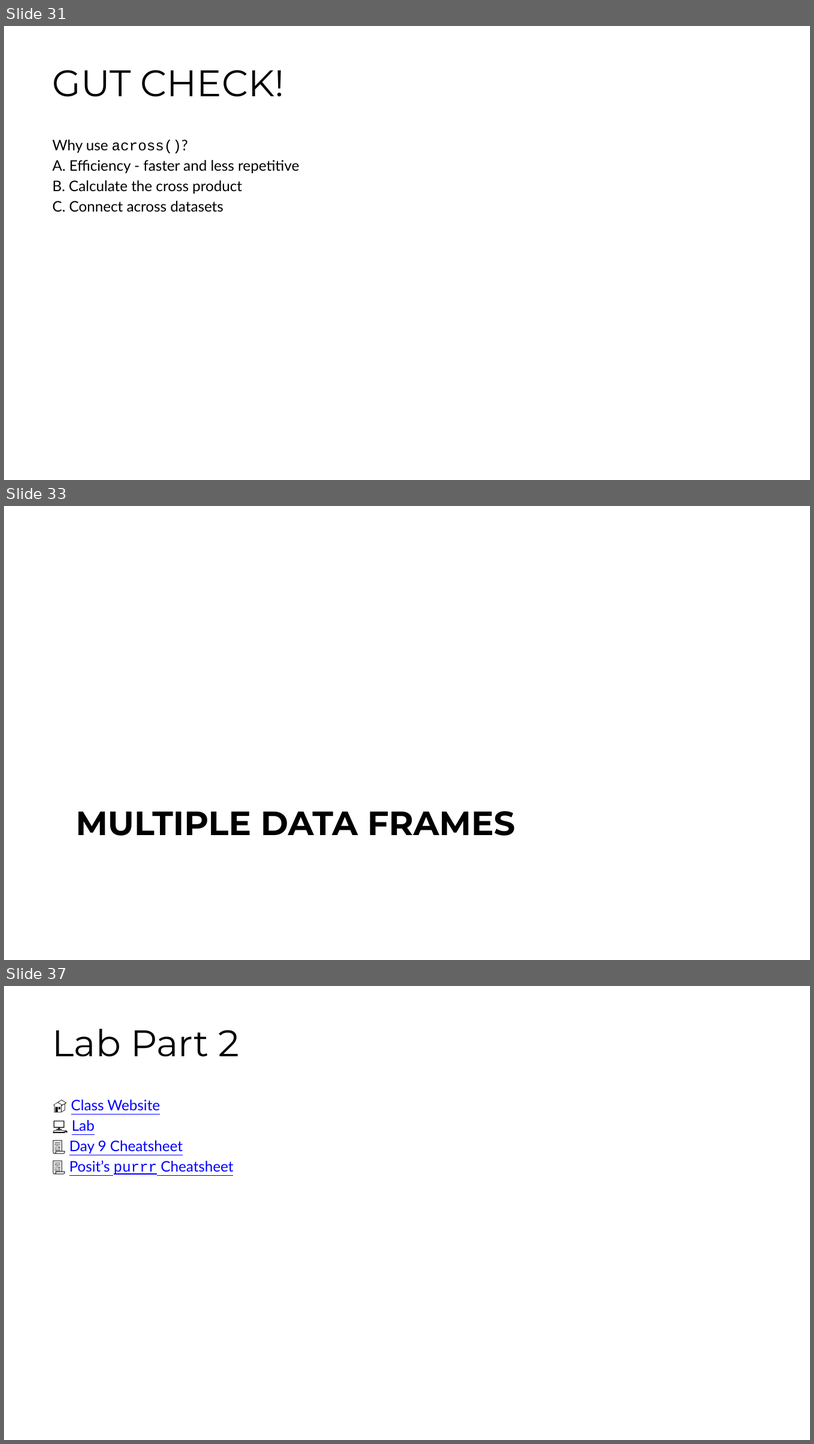
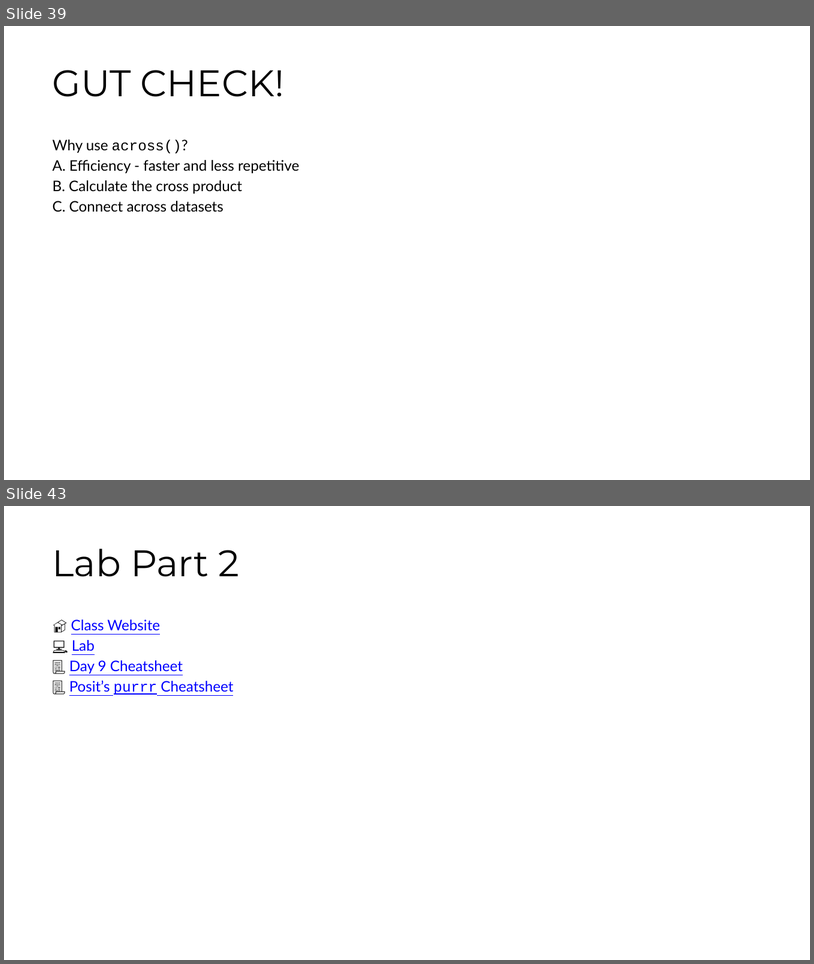
Before and after one commit to fhdsl/DaSEH, a slide deck: modules/Functions/Functions.pptx. Shown one above the other, each under a label of ours: slides 31, 33 and 37 before the commit, slides 39 and 43 after it; the slides between them are not shown. The pictures are 814x1444 and 814x964 pixels, drawn with LibreOffice and Linux fonts; fonts in the diff are those of the drawing. Boxes give left, top, right and bottom in pixels: in the first picture for what was removed or moved away, otherwise in the second. Text is boxed around its words. In the diff, an @@ line names an element or a change of style, - is before the commit and + after.

```diff
--- a/modules/Functions/Functions.pptx
+++ b/modules/Functions/Functions.pptx
@@ slide 33 removed at [4,506,810,960], background #FFFFFF @@
@@ title removed at [76,811,515,835] @@
-MULTIPLE DATA FRAMES
@@ what was slide 31 is now slide 39 @@
@@ what was slide 37 is now slide 43 @@
```
Also in this commit, not shown: 10 slides changed, 10 slides added, 3 other slides removed, 8 other files.
